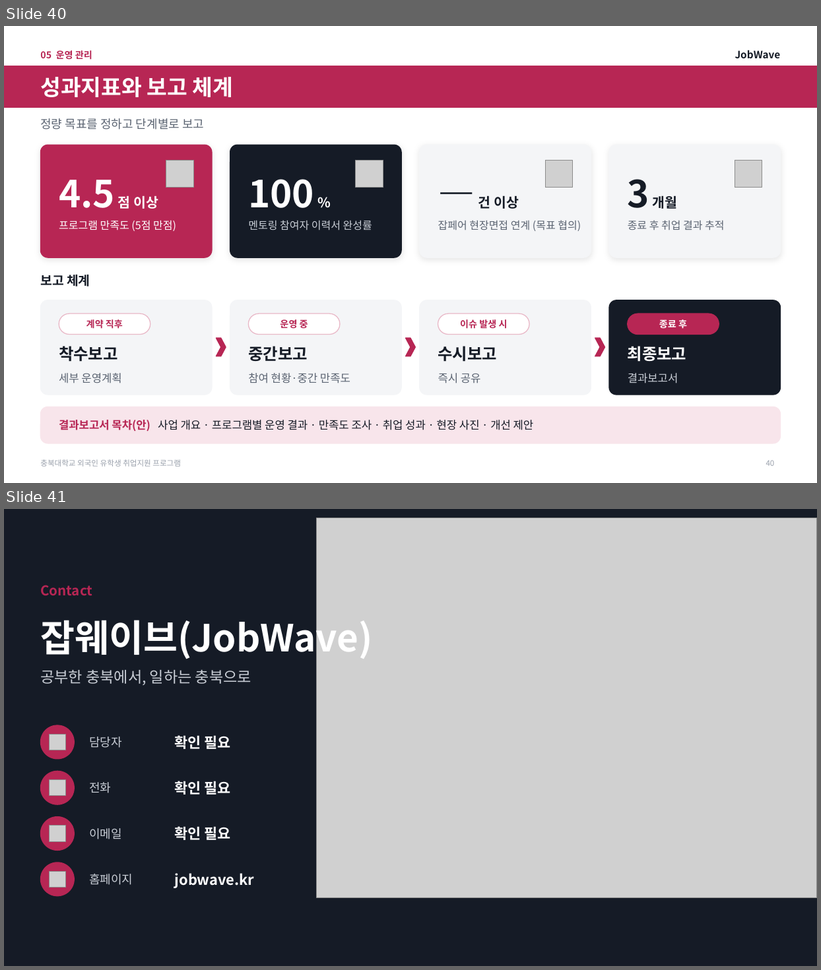
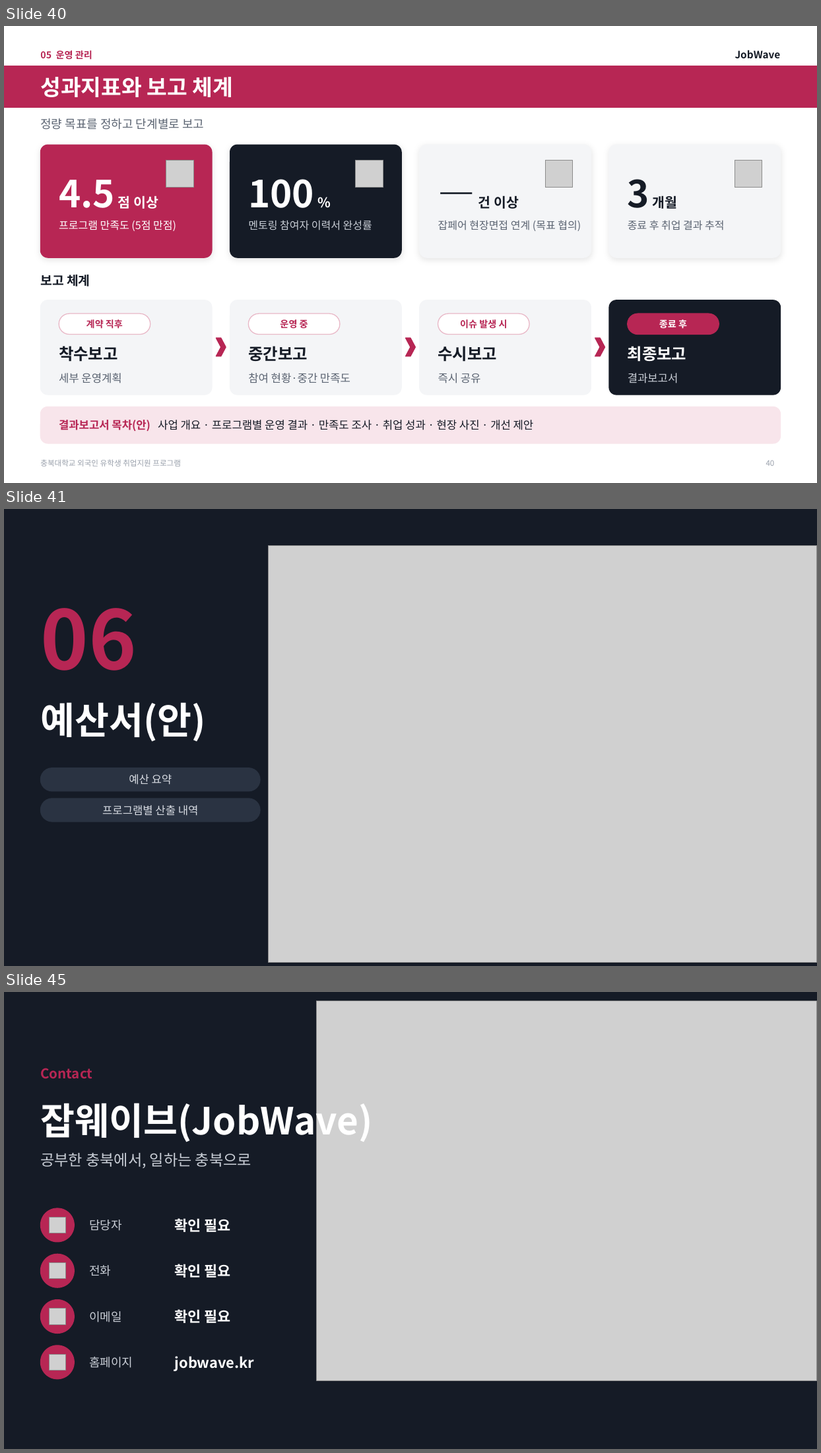
Before and after one commit to job-wave/Codex, a slide deck: output/jobwave-cbnu-proposal/JobWave_proposal_visual.pptx. Shown one above the other, each under a label of ours: slides 40 and 41 before the commit, slides 40, 41 and 45 after it; the slides between them are not shown. The pictures are 821x970 and 821x1453 pixels, drawn with LibreOffice and Linux fonts; fonts in the diff are those of the drawing; grey boxes stand for pictures. Boxes give left, top, right and bottom in pixels: in the first picture for what was removed or moved away, otherwise in the second. Text is boxed around its words. In the diff, an @@ line names an element or a change of style, - is before the commit and + after.

```diff
--- a/output/jobwave-cbnu-proposal/JobWave_proposal_visual.pptx
+++ b/output/jobwave-cbnu-proposal/JobWave_proposal_visual.pptx
@@ slide 41 added at [4,509,817,966], background #151B26 @@
@@ picture added at [268,545,817,963] @@
@@ text added at [40,608,136,671], 96 pt, text #B72654, bold @@
+06
@@ text added at [40,702,206,742], 44 pt, text #FFFFFF, bold @@
+예산서(안)
@@ rounded rectangle added at [40,768,260,791], fill #2A3342, outline #2A3342 1 pt @@
@@ text added at [129,774,172,785], 13 pt, text #D7DBE2 @@
+예산 요약
@@ rounded rectangle added at [40,799,260,822], fill #2A3342, outline #2A3342 1 pt @@
@@ text added at [102,805,199,816], 13 pt, text #D7DBE2 @@
+프로그램별 산출 내역
@@ what was slide 41 is now slide 45 @@
```
Also in this commit, not shown: 1 slide changed, 3 other slides added, 4 other files.
